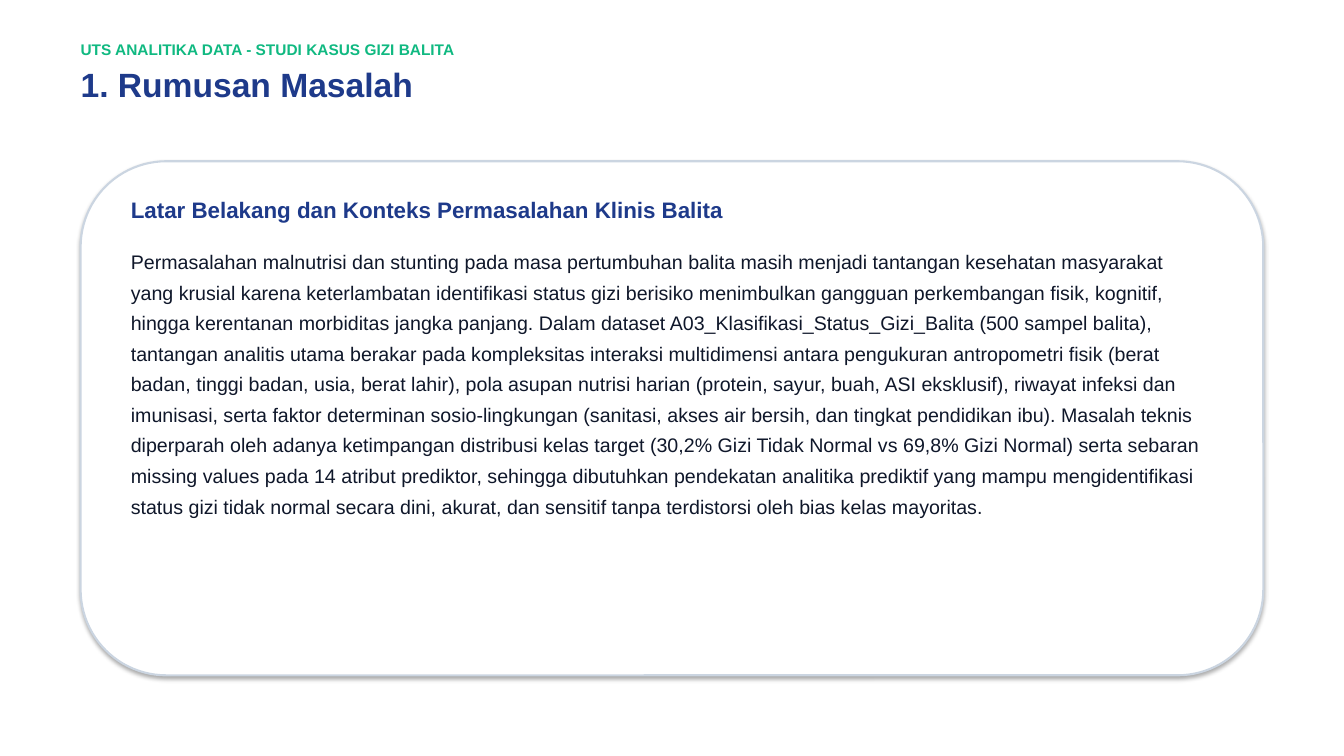
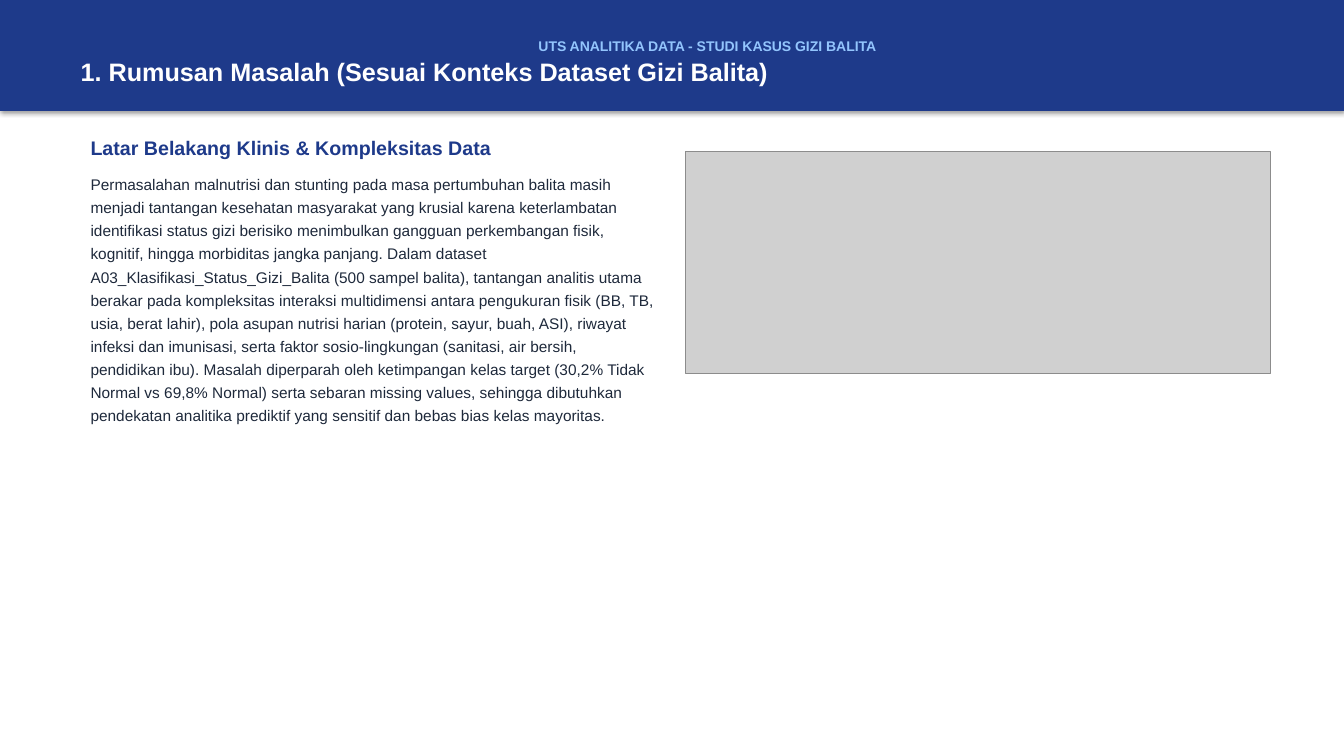
Before and after one commit to Syaahnhl/uts-analitika-data-07003, a slide deck: slide 2 of Presentasi_UTS_AnalitikaData_A12.2023.07003.pptx. Drawn at 1344x756 pixels with LibreOffice and Linux fonts; fonts in the diff are those of the drawing; grey boxes stand for pictures. Boxes give left, top, right and bottom in pixels: in the first picture for what was removed or moved away, otherwise in the second. Text is boxed around its words. In the diff, an @@ line names an element or a change of style, - is before the commit and + after.

```diff
--- a/Presentasi_UTS_AnalitikaData_A12.2023.07003.pptx
+++ b/Presentasi_UTS_AnalitikaData_A12.2023.07003.pptx
@@ rectangle "UTS ANALITIKA DATA - STUDI ...": place and size @@
-rectangle "UTS ANALITIKA DATA - STUDI ..." at bbox=[81, 44, 454, 98]
+rectangle "UTS ANALITIKA DATA - STUDI ..." at bbox=[0, 0, 1344, 111]
@@ rectangle "UTS ANALITIKA DATA - STUDI ..." at bbox=[0, 0, 1344, 111]: vertical alignment top to middle; fill none to #1E3A8A; shadow on @@
@@ text in rectangle at bbox=[538, 41, 876, 51]: size 11 to 10 pt, text colour #10B981 to #93C5FD in "UTS ANALITIKA DATA - STUDI KASUS GIZI ..."; alignment left to centre; more space between paragraphs @@
@@ text in rectangle at bbox=[81, 62, 768, 87]: text changed; size 24 to 18 pt; text colour #1E3A8A to #FFFFFF @@
-1. Rumusan Masalah
+1. Rumusan Masalah (Sesuai Konteks Dataset Gizi Balita)
@@ text at bbox=[91, 140, 653, 424]: text changed; size 14 to 11 pt; text colour #0F172A to #1E293B @@
-Latar Belakang dan Konteks Permasalahan Klinis Balita
-Permasalahan malnutrisi dan stunting pada masa pertumbuhan balita masih menjadi tantangan kesehatan masyarakat yang krusial karena keterlambatan identifikasi status gizi berisiko menimbulkan gangguan perkembangan fisik, kognitif, hingga kerentanan morbiditas jangka panjang. Dalam dataset A03_Klasifikasi_Status_Gizi_Balita (500 sampel balita), tantangan analitis utama berakar pada kompleksitas interaksi multidimensi antara pengukuran antropometri fisik (berat badan, tinggi badan, usia, berat lahir), pola asupan nutrisi harian (protein, sayur, buah, ASI eksklusif), riwayat infeksi dan imunisasi, serta faktor determinan sosio-lingkungan (sanitasi, akses air bersih, dan tingkat pendidikan ibu). Masalah teknis diperparah oleh adanya ketimpangan distribusi kelas target (30,2% Gizi Tidak Normal vs 69,8% Gizi Normal) serta sebaran missing values pada 14 atribut prediktor, sehingga dibutuhkan pendekatan analitika prediktif yang mampu mengidentifikasi status gizi tidak normal secara dini, akurat, dan sensitif tanpa terdistorsi oleh bias kelas mayoritas.
+Latar Belakang Klinis & Kompleksitas Data
+Permasalahan malnutrisi dan stunting pada masa pertumbuhan balita masih menjadi tantangan kesehatan masyarakat yang krusial karena keterlambatan identifikasi status gizi berisiko menimbulkan gangguan perkembangan fisik, kognitif, hingga morbiditas jangka panjang. Dalam dataset A03_Klasifikasi_Status_Gizi_Balita (500 sampel balita), tantangan analitis utama berakar pada kompleksitas interaksi multidimensi antara pengukuran fisik (BB, TB, usia, berat lahir), pola asupan nutrisi harian (protein, sayur, buah, ASI), riwayat infeksi dan imunisasi, serta faktor sosio-lingkungan (sanitasi, air bersih, pendidikan ibu). Masalah diperparah oleh ketimpangan kelas target (30,2% Tidak Normal vs 69,8% Normal) serta sebaran missing values, sehingga dibutuhkan pendekatan analitika prediktif yang sensitif dan bebas bias kelas mayoritas.
@@ rounded rectangle removed at bbox=[81, 161, 1263, 676] @@
@@ picture added at bbox=[686, 151, 1270, 373] @@
```
Also in this commit, not shown: 5 other slides changed, 1 slide added, 1 slide removed, 3 other files.
